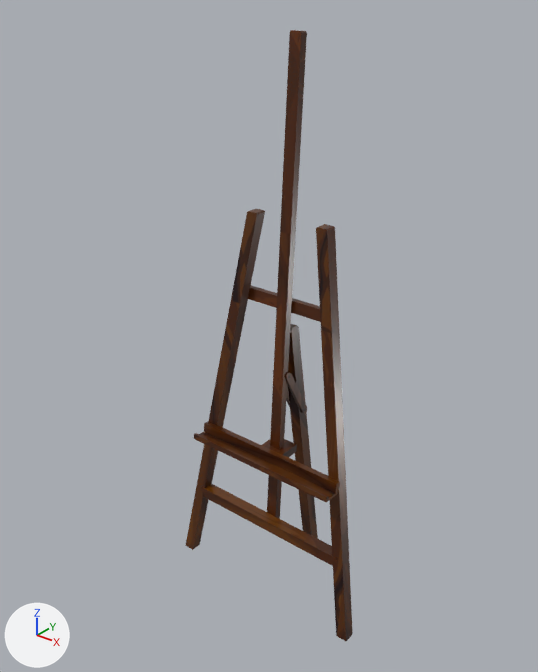
What one commit did to the glTF model src/worlds/Meeting_Place/assets/models/objects/baseobjects/painting-easel/painting-easel.glb.
Before and after are seen from a camera (50 mm lens) standing at (4.33, -5.78, 6.7) and looking at (-0.2, -0.11, 3.19). Arrows for +X, +Y and +Z are at lower left; the lights stay in place. Where no turn or scale is listed for an object, it has been applied to the vertices.

Objects in the first picture: 'painting_easel.001'.
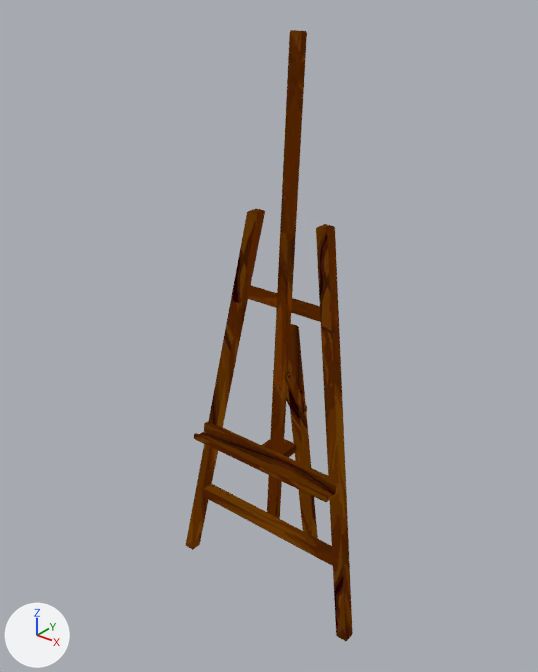
Boxes [x1, y1, x2, y2] around the edits, measured in the pictures (538 x 672 px):
'painting_easel.001', surface changed: [186, 30, 353, 641] in both

Edits to the bpy script that builds the scene:
```text
Add img_painting_easel_basecolor_jpg:
    img_painting_easel_basecolor_jpg = load_image('painting-easel_baseColor.jpg', '_unpacked/painting-easel_baseColor.jpg', 1024, 1024, 'sRGB')
Change mat_painting_easel:
    remove # nodes: BsdfPrincipled, NormalMap, OutputMaterial, SeparateColor, TexImage x3
    remove # uses the picture img_image_0
    remove # uses the picture img_image_1
    remove # uses the picture img_image_2
    nodes: BsdfTransparent, Emission, LightPath, MixShader, OutputMaterial, TexImage
    uses the picture img_painting_easel_basecolor_jpg
```
